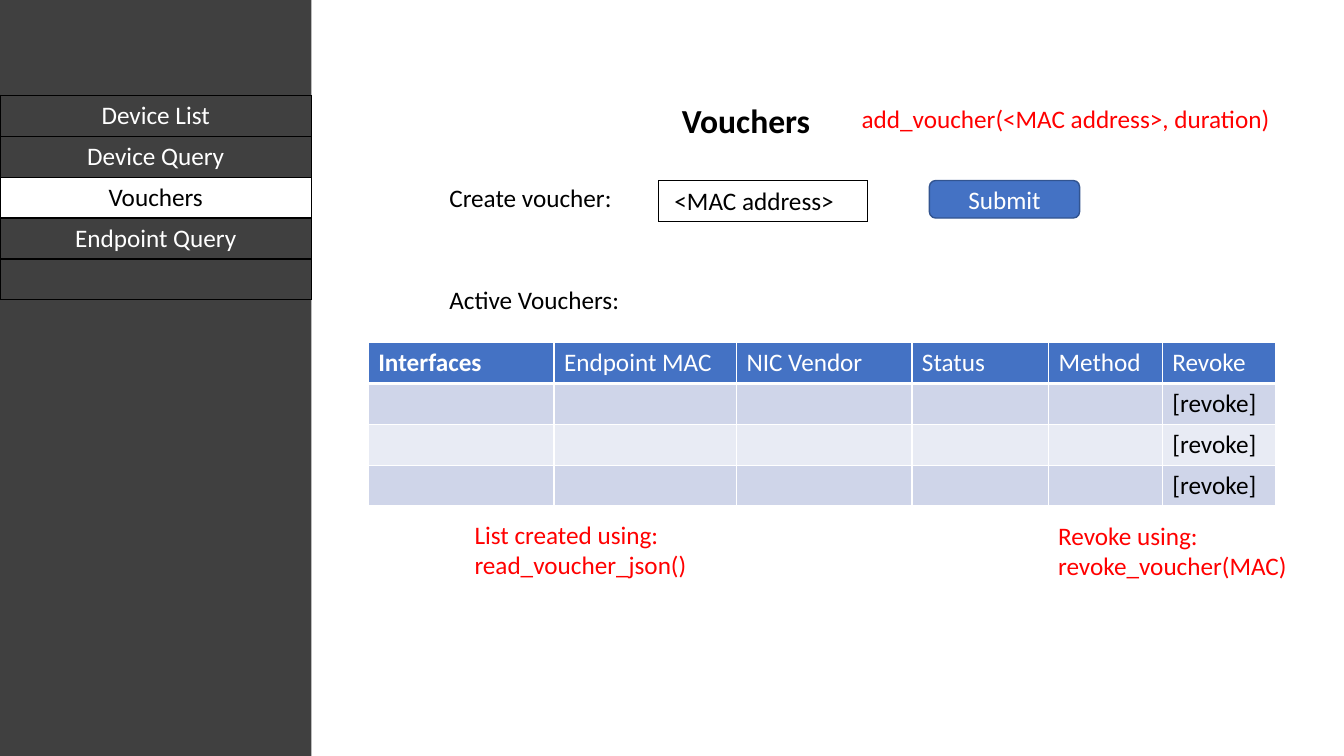
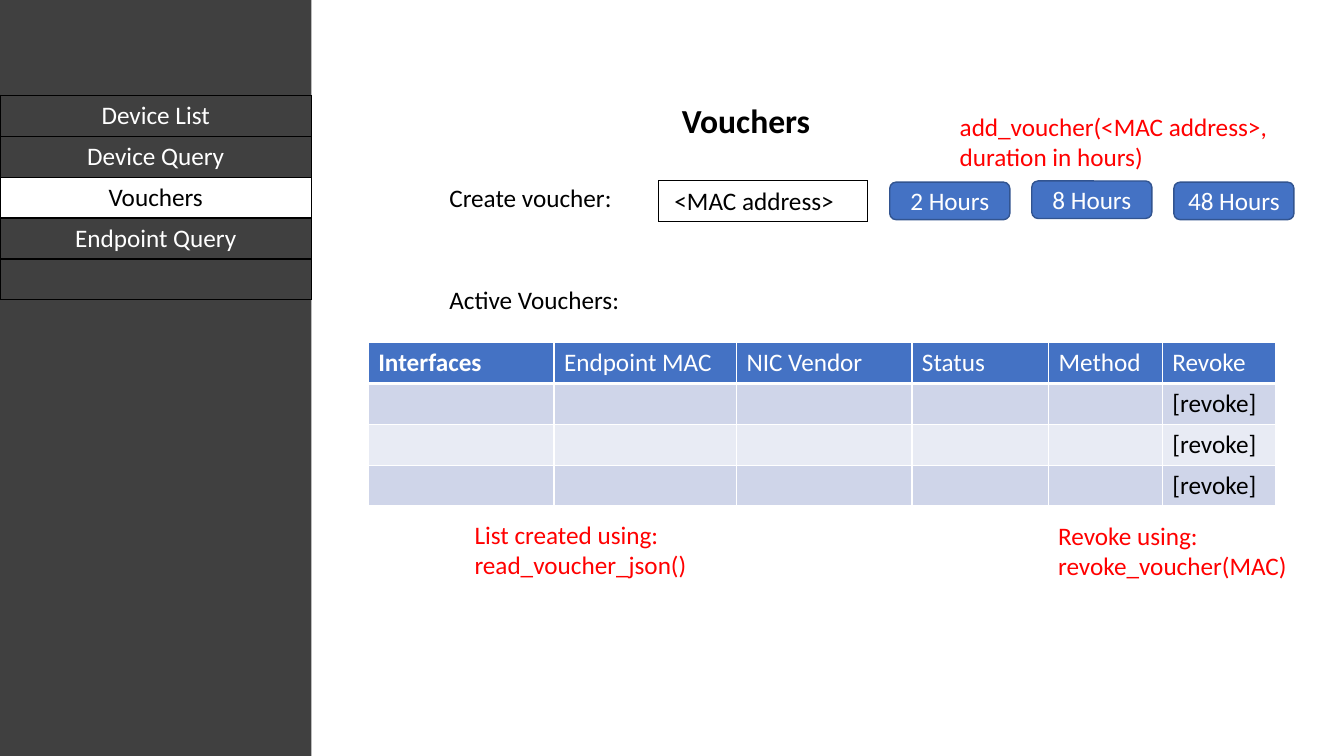
Before and after one commit to obrigg/Vanilla-ISE, a slide deck: slide 4 of Vanilla ISE mockup.pptx. Drawn at 1344x756 pixels with LibreOffice and Linux fonts; fonts in the diff are those of the drawing. Boxes give left, top, right and bottom in pixels: in the first picture for what was removed or moved away, otherwise in the second. Text is boxed around its words. In the diff, an @@ line names an element or a change of style, - is before the commit and + after.

Commit message:
updated mockup

```diff
--- a/Vanilla ISE mockup.pptx
+++ b/Vanilla ISE mockup.pptx
@@ text at (960,117,1267,170): text changed @@
-add_voucher(<MAC address>, duration)
+add_voucher(<MAC address>, duration in hours)
@@ rounded rectangle "2 Hours": place and size @@
-rounded rectangle "2 Hours" at (930,180,1080,218)
+rounded rectangle "2 Hours" at (890,182,1010,220)
@@ text in rounded rectangle at (910,193,989,210): text changed @@
-Submit
+2 Hours
@@ rounded rectangle added at (1032,181,1152,219), fill #4472C4, outline #325491 1 pt, 18 pt, text #FFFFFF @@
+8 Hours
@@ rounded rectangle added at (1175,182,1295,220), fill #4472C4, outline #325491 1 pt, 18 pt, text #FFFFFF @@
+48 Hours
```
